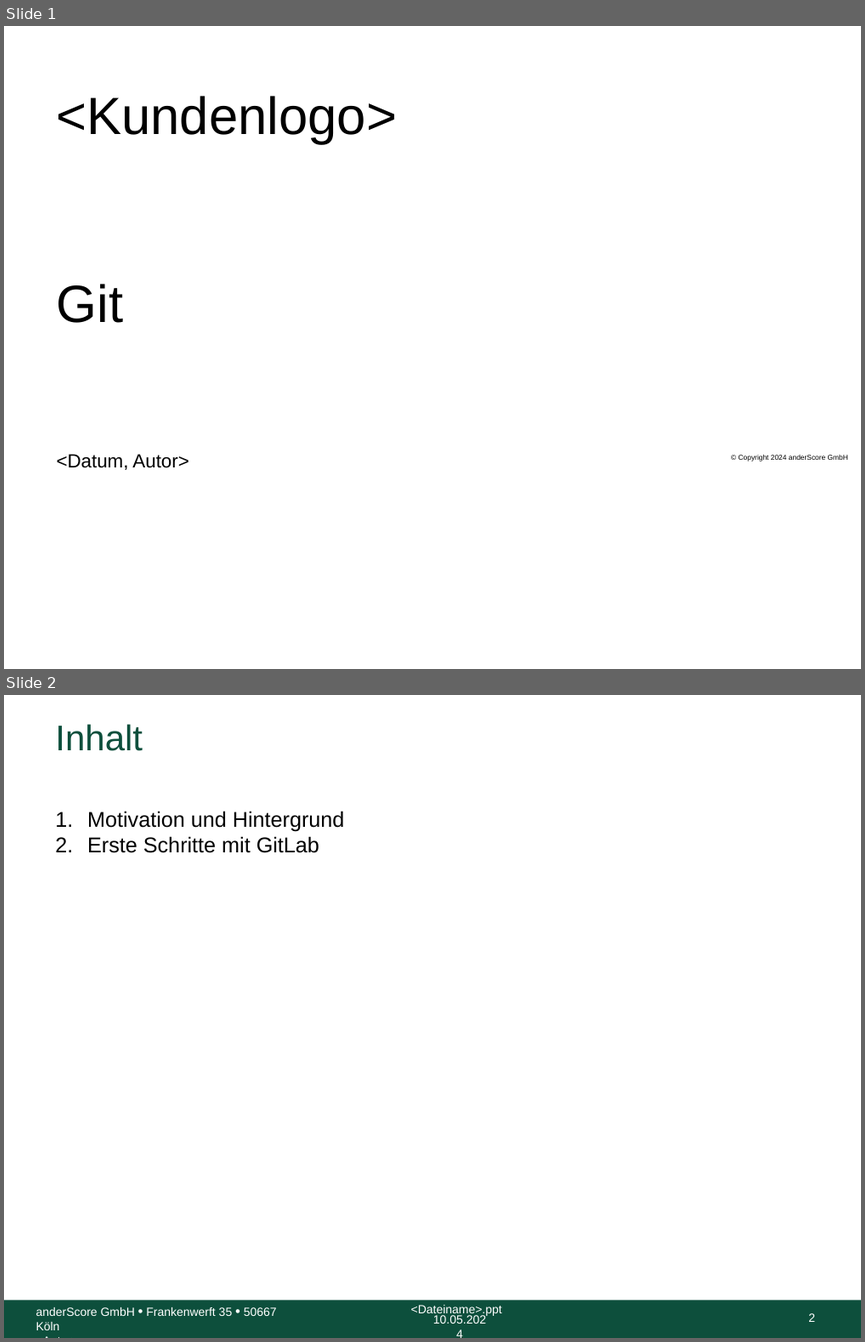
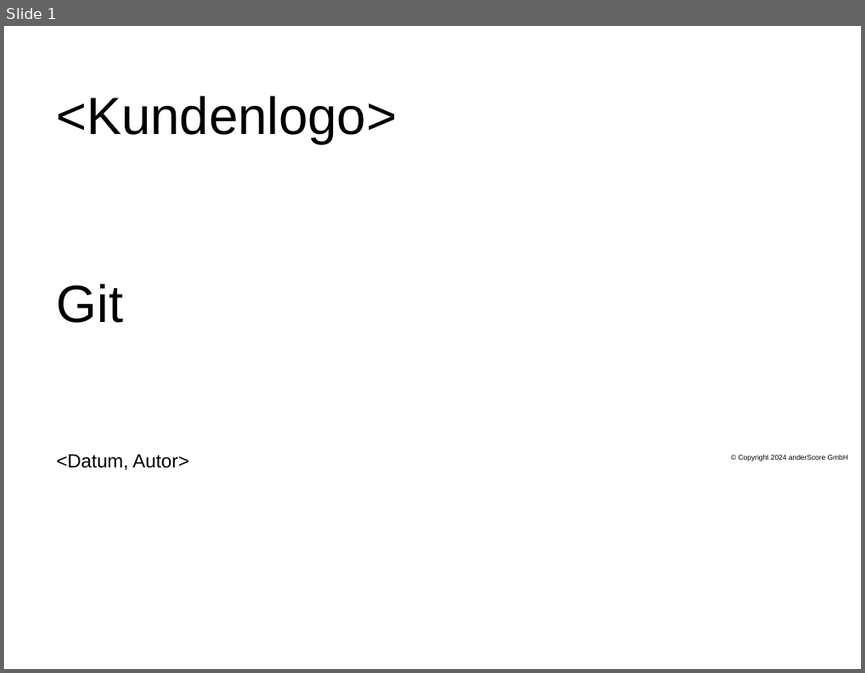
Before and after one commit to anderscore-gmbh/gitlab, a slide deck: slides/Tag-1_2-Git.pptx. Shown one above the other, each under a label of ours: slides 1 and 2 before the commit, slide 1 after it. The pictures are 865x1342 and 865x673 pixels, drawn with LibreOffice and Linux fonts; fonts in the diff are those of the drawing; background and template pictures are left out. Boxes give left, top, right and bottom in pixels: in the first picture for what was removed or moved away, otherwise in the second. Text is boxed around its words. In the diff, an @@ line names an element or a change of style, - is before the commit and + after.

```diff
--- a/slides/Tag-1_2-Git.pptx
+++ b/slides/Tag-1_2-Git.pptx
@@ slide 2 removed at (x1=4, y1=695, x2=861, y2=1338), background #FFFFFF @@
@@ title removed at (x1=55, y1=724, x2=143, y2=751) @@
-Inhalt
@@ text removed at (x1=87, y1=811, x2=345, y2=853) @@
-1. Motivation und Hintergrund
-2. Erste Schritte mit GitLab
@@ rectangle removed at (x1=4, y1=1300, x2=861, y2=1338) @@
@@ text removed at (x1=411, y1=1304, x2=502, y2=1315) @@
-<Dateiname>.ppt
@@ text removed at (x1=36, y1=1307, x2=277, y2=1330) @@
-anderScore GmbH • Frankenwerft 35 • 50667 Köln
-<Autor>
@@ text removed at (x1=433, y1=1315, x2=486, y2=1323) @@
-10.05.2024
@@ page number removed at (x1=808, y1=1313, x2=815, y2=1321) @@
-2
```
Also in this commit, not shown: 30 slides changed, 30 slides added, 6 other slides removed, 2 other files.
